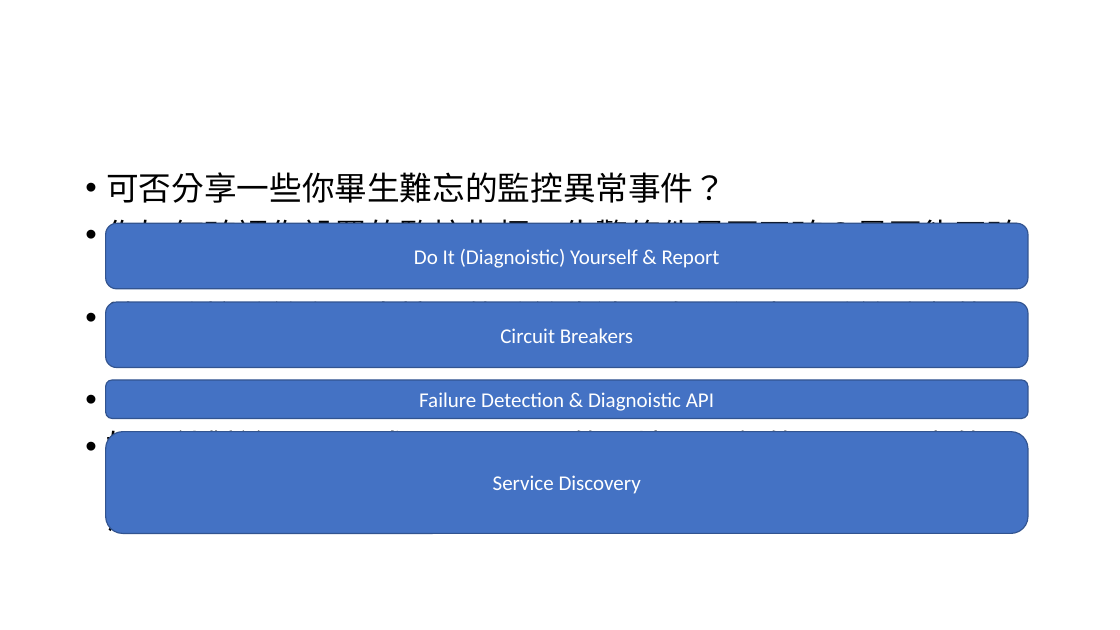
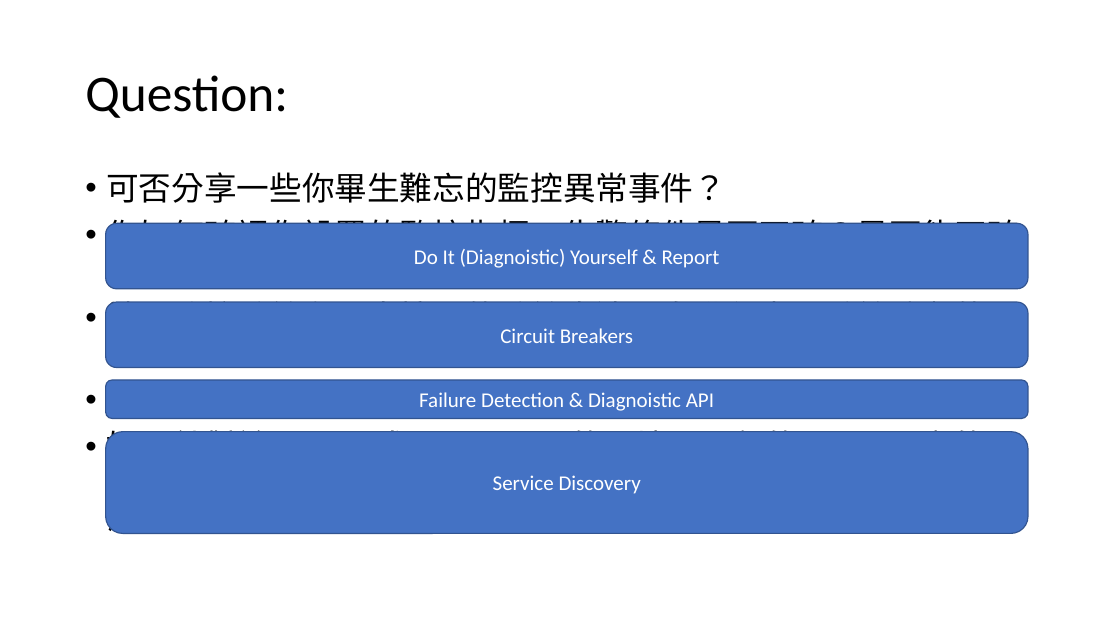
Before and after one commit to andrew0928/Meetup, a slide deck: slide 19 of 20180526.DevOps.MonitorTools/Consul_Andrew.pptx (slide 14 before the commit). Drawn at 1120x630 pixels with LibreOffice and Linux fonts; fonts in the diff are those of the drawing. Boxes give left, top, right and bottom in pixels: in the first picture for what was removed or moved away, otherwise in the second. Text is boxed around its words. In the diff, an @@ line names an element or a change of style, - is before the commit and + after.

Commit message:
final presentation

```diff
--- a/20180526.DevOps.MonitorTools/Consul_Andrew.pptx
+++ b/20180526.DevOps.MonitorTools/Consul_Andrew.pptx
@@ title added at [85,75,288,118], 44 pt, text #000000 @@
+Question:
```
Also in this commit, not shown: 2 other slides changed, 7 slides added, 2 slides removed.
